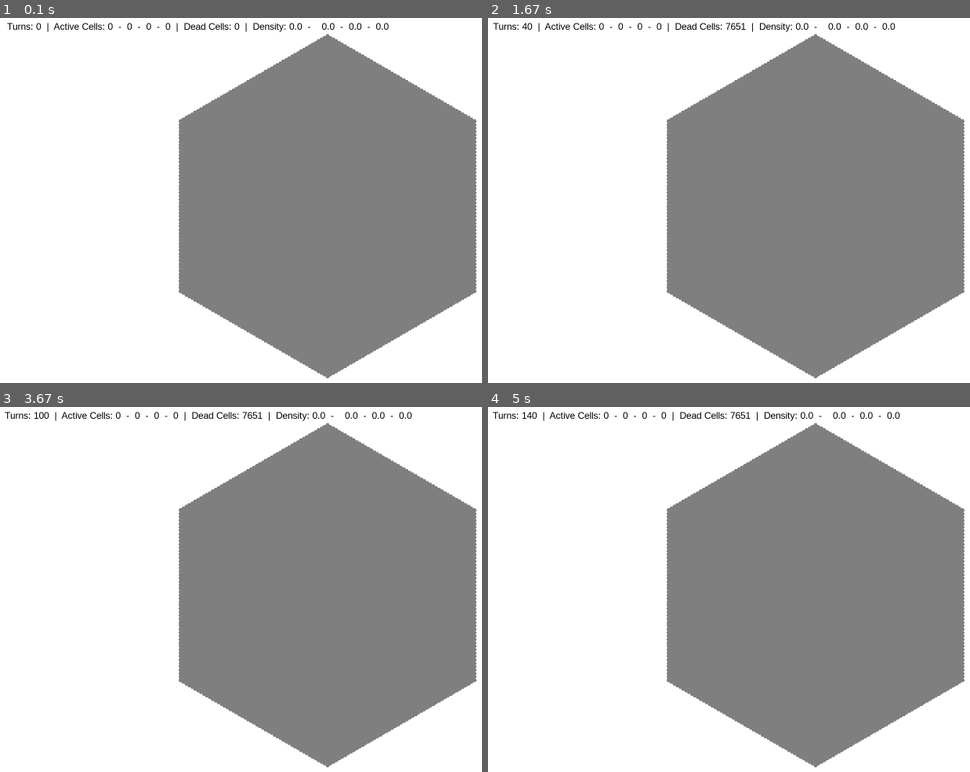
Above: before the commit, frames 1-4 (two rows, left to right).
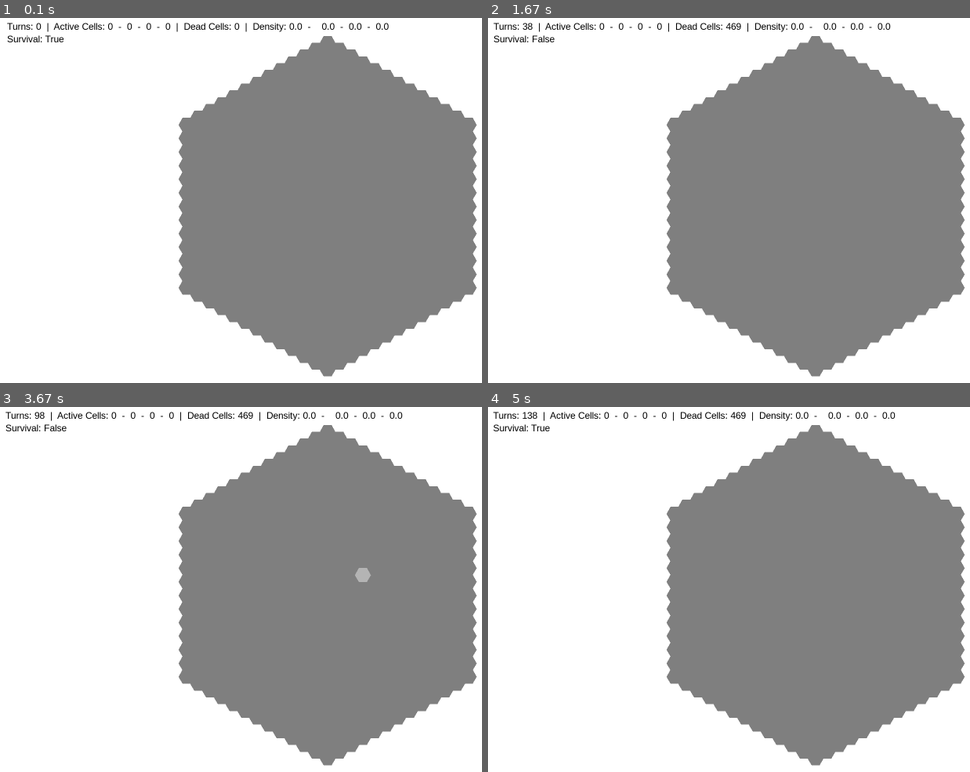
Above: after the commit, the same moments.

Repository: s4b4ch4br4v4/Pygame-Hexagonal-Cellular-Automata
Game: pygame game, started from main.py
The game is run twice, just before and just after one commit, with the same random seed, the same clock (stepped at 60 frames per second) and the same inputs.
Inputs (mouse positions are in pixels of both pictures, inside the frame that each line leads up to):
- Up to frame 1 (0.1 s): no input
- Up to frame 2 (1.67 s): hold Space 0.33-0.8 s; move the mouse to (791, 229) at 0.37 s; hold P 0.83-1.3 s; move the mouse to (888, 244) at 0.87 s; tap Space at 0.9, 1.2, 1.4 s; tap S at 0.98 s; move the mouse to (651, 94) at 1.37 s
- Up to frame 3 (3.67 s): tap Space at 1.7, 2.57, 2.87 s; press the mouse at (356, 574) at 2.2 s; move the mouse to (260, 633) at 2.3 s; release the mouse at (159, 691) at 2.43 s; move the mouse to (outside the picture) at 2.53 s; press the mouse at (356, 574) at 3.6 s
- Up to frame 4 (5 s): move the mouse to (844, 622) at 3.7 s; release the mouse at (844, 673) at 3.83 s; tap Space at 3.97, 4.3, 4.6, 4.73 s; click (772, 428) at 3.98 s; click (613, 585) at 4.32 s; click (618, 538) at 4.75 s; tap S at 4.82 s

The runs differ from the first frame. In frame 1, 1.3% of the frame differs, in the area x 1-100%, y 4-99%; in frame 2, 1.9%; in frame 3, 2.2%, in the area x 0-100%, y 1-99%; in frame 4, 1.9%.

Commit message:
Improved some methods, they are more clear and stable. Added some features, such as survivial indicator, you can now control survival of cells. Bugs are still there, however overall situation is getting better.

Diff:
--- a/main.py
+++ b/main.py
@@ -7,6 +7,19 @@
 import grid_utils as gu
 import file_system_utils as fsu
 
+"""
+შეტყობინება ბატონი გრიგოლისთვის:
+    SPACE - სიმულაციის დაწყება
+    r - სიბრტყის გასუფთავება(არესტარდებს სიმულაციას)
+    p - single_turn_mode-ის ჩართვა(ბიჯი-ბიჯი, ასევე ვიყენებთ ამას როგორც პაუზას)
+    (ცნობისთვის single_turn_mode ირთვება როცა ერთ-ერთი ცივილიზაცია მაინც კვდება(ასე გავაკეთე მაგის რეალიზაცია))
+    CTRL + s - მიმდინარე კონფიგურაციის დამახსოვრება(იმახსოვრებს კონფიგურაციას ტექსტურ ფაილში)
+    CTRL + l - დამახსოვრებული კონფიგურაციის მითითების შემდეგ(LOAD_PATH) მისი ატვირთვის საშუალებას გვაძლევს
+    h - ამ ღილაკით შეიძლება დამალო/გამოაჩინო ეგ შავი საზღვარი
+    s - დააჭირეთ რომ უჯრების გადარჩენა აკონტროლოთ
+    o - უჯრედებისაგან ეექვსკუთხედების ხატვა(hex_click_mode)
+"""
+
 # PyGame base variables:
 
 WIDTH, HEIGHT = 1800, 1400
@@ -17,11 +30,10 @@
 clock = pygame.time.Clock()
 font = pygame.font.SysFont('Arial', 24)
 
-
 # Simulation variables:
 
-CELL_RADIUS = 5
-radius = 50
+CELL_RADIUS = 20
+radius = 12
 
 grid = gu.generate_hex_grid(radius)
 state = {cell: 0 for cell in grid}
@@ -29,6 +41,7 @@
 single_turn_mode = False
 show_borderline = False
 hex_click_mode = False
+highlighted_cell = None
 
 C = su.Counters()
 IW = su.InformationalWave()
@@ -41,7 +54,7 @@
 current_date = datetime.datetime.now().strftime("%Y-%m-%d_%H-%M-%S")
 
 SAVE_PATH = "data_of_initial_configurations"
-LOAD_PATH = "data_of_initial_configurations/initial_configuration_2024-12-16_18-25-13.txt"
+LOAD_PATH = "data_of_initial_configurations/initial_configuration_2024-12-17_05-58-37.txt"
 
 data_folder_path = "data_of_grids"
 screenshot_folder = "grid_screenshots"
@@ -57,13 +70,13 @@
 
 with open(full_data_file_path, 'w') as data:
     data.write(
-        f"turn_count; "
-        f"active_cells_count; dead_cells_count; "
-        f"first_count; second_count; third_count; "
-        f"density; density1; density2; density3; "
-        f"borderline_cells_count; borderline_cyan; borderline_yellow; borderline_white; borderline_black; "
-        f"info_wave; blue_info_wave; red_info_wave; borderline_white; "
-        f"untouched_cells_count; \n")
+        f"turn_count;"
+        f"active_cells_count;dead_cells_count;"
+        f"first_count;second_count;third_count;"
+        f"density;density1;density2;density3;"
+        f"borderline_cells_count;borderline_cyan;borderline_yellow;borderline_white;borderline_black;"
+        f"info_wave;blue_info_wave;red_info_wave;borderline_white;"
+        f"untouched_cells_count;\n")
 
     running = True
     simulation_started = False
@@ -82,20 +95,31 @@
                         if event.button == 1:
                             state[cell] = (state[cell] + 1) % 4
                         if event.button == 1 and hex_click_mode:
-                            su.color_neighborhood(state, cell)
+                            su.state_neighborhood(state, cell)
                         if event.button == 3:
                             if state[cell] == -1:
                                 state[cell] = 0
                             else:
                                 state[cell] = -1
+            elif event.type == pygame.MOUSEMOTION:
+                pos = pygame.mouse.get_pos()
+                for cell in grid:
+                    x, y = gu.hex_to_pixel(CELL_RADIUS, WIDTH, HEIGHT, *cell)
+                    if m.dist(pos, (x, y)) < CELL_RADIUS:
+                        highlighted_cell = cell
+                        break
+                else:
+                    highlighted_cell = None
             elif event.type == pygame.KEYDOWN:
                 if event.key == pygame.K_SPACE:
                     simulation_started = True
                     show_borderline = True
                 if event.key == pygame.K_p:
-                    single_turn_mode = True
+                    single_turn_mode = not single_turn_mode
                 if event.key == pygame.K_o:
                     hex_click_mode = not hex_click_mode
+                if event.key == pygame.K_s:
+                    su.survival = not su.survival
                 if event.key == pygame.K_h:
                     show_borderline = not show_borderline
                 if event.key == pygame.K_r:
@@ -119,13 +143,13 @@
         for cell in grid:
             x, y = gu.hex_to_pixel(CELL_RADIUS, WIDTH, HEIGHT, *cell)
             state_value = state[cell]
-            color = su.colors.get(state_value, GC.GRAY)
+            color = su.colors.get(state[cell], GC.GRAY)
             if color == GC.GRAY:
                 neighbors = gu.get_neighbors(cell)
                 type1 = sum(state.get(neighbor, 0) == 1 for neighbor in neighbors)
                 type2 = sum(state.get(neighbor, 0) == 2 for neighbor in neighbors)
                 type3 = sum(state.get(neighbor, 0) == 3 for neighbor in neighbors)
-                color = (255/2 + 20 * type2, 255/2 + 20 * type3, 255/2 + 20 * type1)
+                color = (255 / 2 + 20 * type2, 255 / 2 + 20 * type3, 255 / 2 + 20 * type1)
                 if type1 != 0:
                     IW.blue_info_wave.append(cell)
                 if type2 != 0:
@@ -138,6 +162,12 @@
                 IW.untouched_cells.append(cell)
             gu.draw_hexagon(CELL_RADIUS, screen, color, (x, y))
 
+        if highlighted_cell:
+            highlight_color = su.colors.get(state[highlighted_cell])
+            darkened_color = tuple(max(0, int(c * 0.9)) for c in highlight_color)
+            x, y = gu.hex_to_pixel(CELL_RADIUS, WIDTH, HEIGHT, *highlighted_cell)
+            gu.draw_hexagon(CELL_RADIUS, screen, darkened_color, (x, y))
+
         if show_borderline:
             su.update_borderline_color(grid, state, BC, screen, CELL_RADIUS, WIDTH, HEIGHT)
 
@@ -155,11 +185,10 @@
             IW.informational_wave_cells.clear()
             IW.untouched_cells.clear()
 
+            single_turn_mode = su.check_for_death(state)
+
             if single_turn_mode:
-                single_turn_mode = False
                 simulation_started = False
-
-            single_turn_mode = su.check_for_death(state)
 
             if C.turn_count % screenshot_interval == 0:
                 fsu.save_screenshot(screenshot_folder, C, current_date, screen)
@@ -174,31 +203,37 @@
             density3 = C.third_count / len(grid)
 
             data.write(
-                f"{C.turn_count}; "
-                f"{C.active_cells_count}; {C.dead_cells_count}; "
-                f"{C.first_count}; {C.second_count}; {C.third_count}; "
-                f"{C.density}; {density1}; {density2}; {density3}; "
-                f"{len(su.borderline_cells(grid, state))}; "
-                f"{len(BC.cyan_borderline_cells)}; "
-                f"{len(BC.yellow_borderline_cells)}; "
-                f"{len(BC.white_borderline_cells)}; "
-                f"{len(BC.black_borderline_cells)}; "
-                f"{IW.info_wave_len[C.turn_count - 1]}; "
-                f"{len(IW.blue_info_wave)}; {len(IW.red_info_wave)}; {len(IW.white_info_wave)};"
-                f"{IW.untouched_cells_len[C.turn_count - 1]}; \n")
-
-        info_text = (
+                f"{C.turn_count};"
+                f"{C.active_cells_count};{C.dead_cells_count};"
+                f"{C.first_count};{C.second_count};{C.third_count};"
+                f"{C.density};{density1};{density2};{density3};"
+                f"{len(su.borderline_cells(grid, state))};"
+                f"{len(BC.cyan_borderline_cells)};"
+                f"{len(BC.yellow_borderline_cells)};"
+                f"{len(BC.white_borderline_cells)};"
+                f"{len(BC.black_borderline_cells)};"
+                f"{IW.info_wave_len[C.turn_count - 1]};"
+                f"{len(IW.blue_info_wave)};{len(IW.red_info_wave)};{len(IW.white_info_wave)};"
+                f"{IW.untouched_cells_len[C.turn_count - 1]};\n")
+
+        info_text1 = (
             f"Turns: {C.turn_count}  |  "
             f"Active Cells: {C.active_cells_count}  -  "
             f"{C.first_count}  -  {C.second_count}  -  {C.third_count}  |  "
             f"Dead Cells: {C.dead_cells_count}  |  "
             f"Density: {C.density}  -  "
-            f"  {C.first_count / len(grid)}  -  {C.second_count / len(grid)}  -  {C.third_count / len(grid)}")
-        info_surface = font.render(info_text, True, GC.BLACK)
-
-        text_width, text_height = info_surface.get_size()
-
-        screen.blit(info_surface, ((WIDTH - text_width) // 10, (HEIGHT - text_height) // 6))
+            f"  {C.first_count / len(grid)}  -  {C.second_count / len(grid)}  -  {C.third_count / len(grid)}"
+        )
+
+        info_text2 = f"Survival: {su.survival}"
+
+        info_surface1 = font.render(info_text1, True, GC.BLACK)
+        info_surface2 = font.render(info_text2, True, GC.BLACK)
+
+        text_width1, text_height1 = info_surface1.get_size()
+
+        screen.blit(info_surface1, ((WIDTH - text_width1) // 10, (HEIGHT - text_height1) // 6))
+        screen.blit(info_surface2, ((WIDTH - text_width1) // 10, (HEIGHT - text_height1) // 6 + text_height1 + 5))
 
         pygame.display.flip()
         clock.tick(FPS)
--- a/simulation_utils.py
+++ b/simulation_utils.py
@@ -41,6 +41,15 @@
     black_borderline_cells: list = field(default_factory=list)
 
 
+survival = True
+
+type1_min, type1_max = 2, 3
+type2_min, type2_max = 2, 3
+type3_min, type3_max = 2, 3
+
+typeparams = [[type1_min, type1_max], [type2_min, type2_max], [type3_min, type3_max]]
+
+
 def update_counters(counters, cell_type):
     if cell_type == 1:
         counters.first_count += 1
@@ -60,46 +69,29 @@
             type1_neighbors = sum(state.get(neighbor, 0) == 1 for neighbor in neighbors)
             type2_neighbors = sum(state.get(neighbor, 0) == 2 for neighbor in neighbors)
             type3_neighbors = sum(state.get(neighbor, 0) == 3 for neighbor in neighbors)
-
-            neighborhood = type1_neighbors * type2_neighbors * type3_neighbors
+            neighbor_counts = [type1_neighbors, type2_neighbors, type3_neighbors]
 
             current_state = state[cell]
 
-            neighbor_counts = [type1_neighbors, type2_neighbors, type3_neighbors]
+            if neighbor_counts[0] == neighbor_counts[1] == neighbor_counts[2]:
+                new_state[cell] = 0
 
-            if current_state == 0:
-                if type1_neighbors == type2_neighbors == type3_neighbors:
+            if (neighbor_counts[0] > neighbor_counts[2]) and (neighbor_counts[0] in typeparams[0]):
+                new_state[cell] = 1
+
+            if (neighbor_counts[1] > neighbor_counts[0]) and (neighbor_counts[1] in typeparams[1]):
+                new_state[cell] = 2
+
+            if (neighbor_counts[2] > neighbor_counts[1]) and (neighbor_counts[2] in typeparams[2]):
+                new_state[cell] = 3
+
+            if current_state in [1, 2, 3] and survival:
+                if neighbor_counts[current_state - 1] in typeparams[current_state - 1]:
+                    new_state[cell] = current_state
+                else:
                     new_state[cell] = 0
 
-                if (type1_neighbors > type3_neighbors) and (type1_neighbors in [2, 3]):
-                    new_state[cell] = 1
-                    update_counters(counters, 1)
-
-                if (type2_neighbors > type1_neighbors) and (type2_neighbors in [2, 3]):
-                    new_state[cell] = 2
-                    update_counters(counters, 2)
-
-                if (type3_neighbors > type2_neighbors) and (type3_neighbors in [2, 3]):
-                    new_state[cell] = 3
-                    update_counters(counters, 2)
-
-            if current_state == 2 and type1_neighbors >= 2:
-                new_state[cell] = 1
-                update_counters(counters, 1)
-            if current_state == 3 and type2_neighbors >= 2:
-                new_state[cell] = 2
-                update_counters(counters, 2)
-            if current_state == 1 and type3_neighbors >= 2:
-                new_state[cell] = 3
-                update_counters(counters, 3)
-
-            if current_state in [1, 2, 3]:
-                if neighbor_counts[current_state - 1] in [2, 3]:
-                    new_state[cell] = current_state
-                    update_counters(counters, current_state)
-                else:
-                    new_state[cell] = 0
-                    update_counters(counters, current_state)
+            update_counters(counters, new_state[cell])
 
     state.clear()
     state.update(new_state)
@@ -176,7 +168,7 @@
     return dead_types >= 2
 
 
-def color_neighborhood(state, cell):
+def state_neighborhood(state, cell):
     neighborhood = gu.get_neighbors(cell)
     for neighbor in neighborhood:
         state[neighbor] = state[cell]
